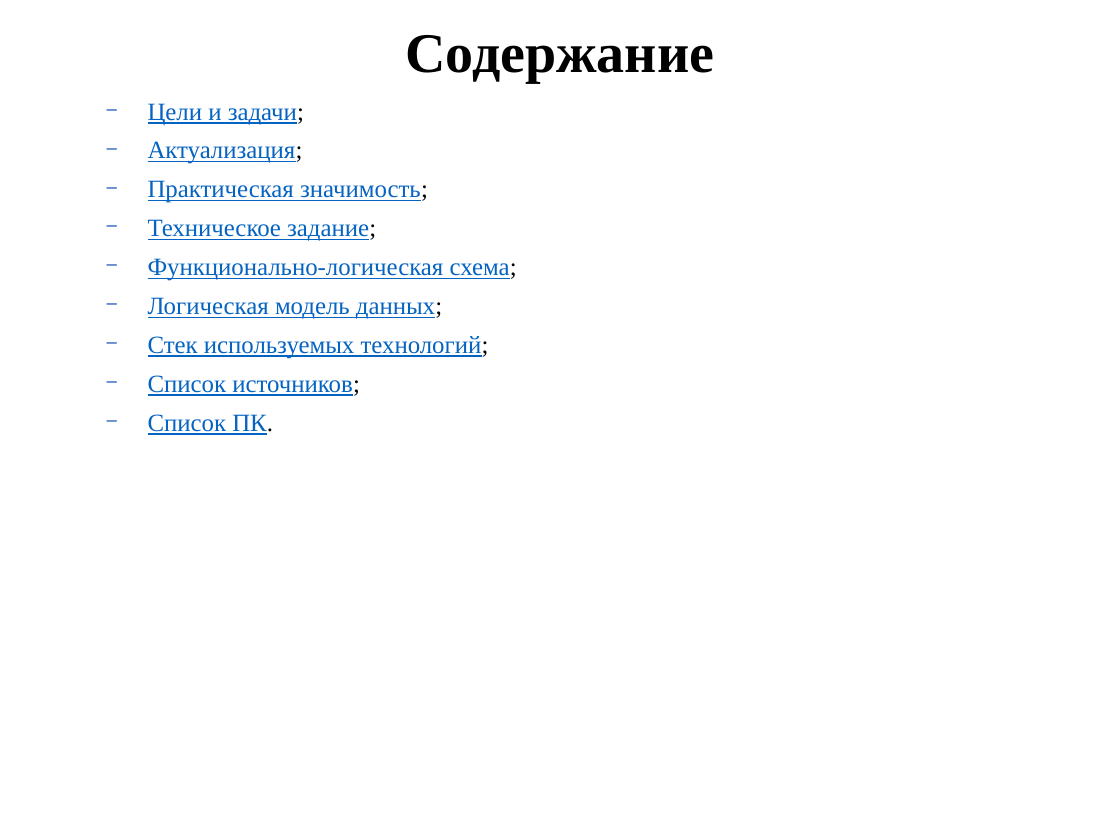
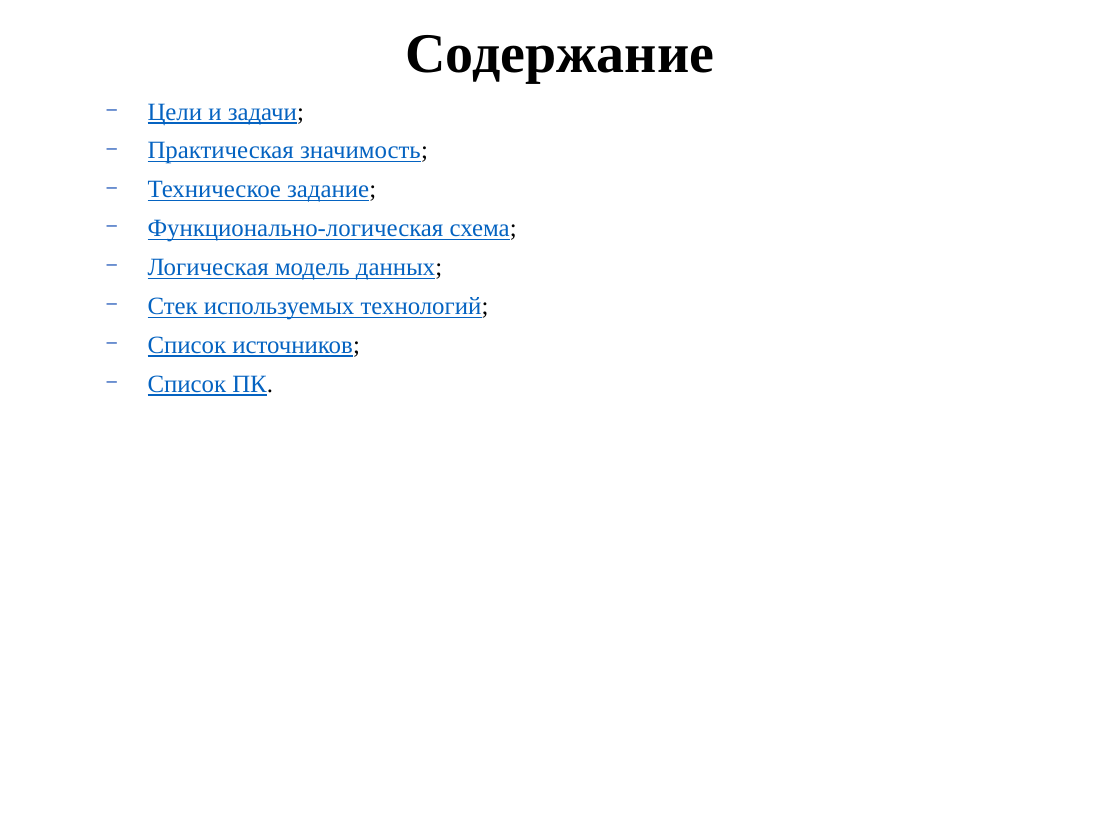
Before and after one commit to AntonSidorov1/DiplomProject, a slide deck: slide 2 of сидоров антон дмитриевич, Группа 493 - Презентация.pptx. Drawn at 1120x840 pixels with LibreOffice and Linux fonts; fonts in the diff are those of the drawing. Boxes give left, top, right and bottom in pixels: in the first picture for what was removed or moved away, otherwise in the second. Text is boxed around its words. In the diff, an @@ line names an element or a change of style, - is before the commit and + after.

```diff
--- a/сидоров антон дмитриевич, Группа 493 - Презентация.pptx
+++ b/сидоров антон дмитриевич, Группа 493 - Презентация.pptx
@@ text at bbox=[148, 141, 303, 164]: paragraph removed @@
-− Актуализация;
```
Also in this commit, not shown: 1 slide removed, 55 other files.
